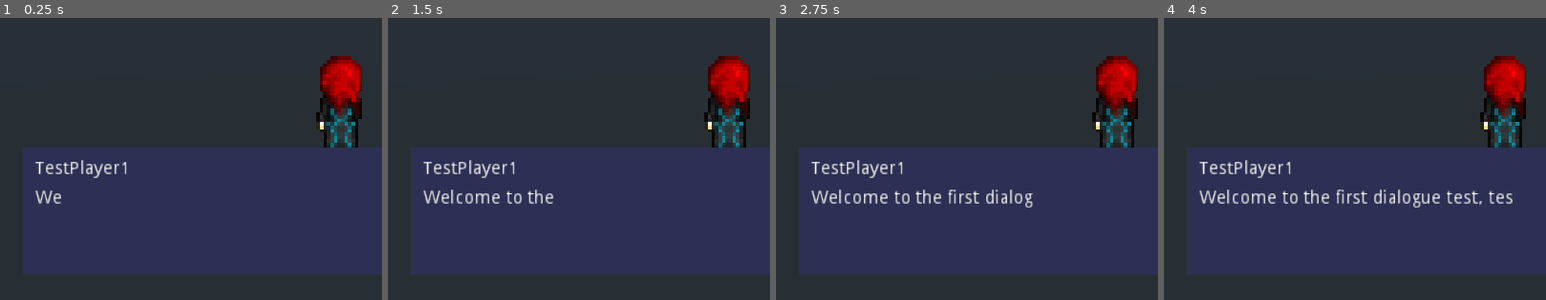
Above: before the commit, frames 1-4 (left to right).
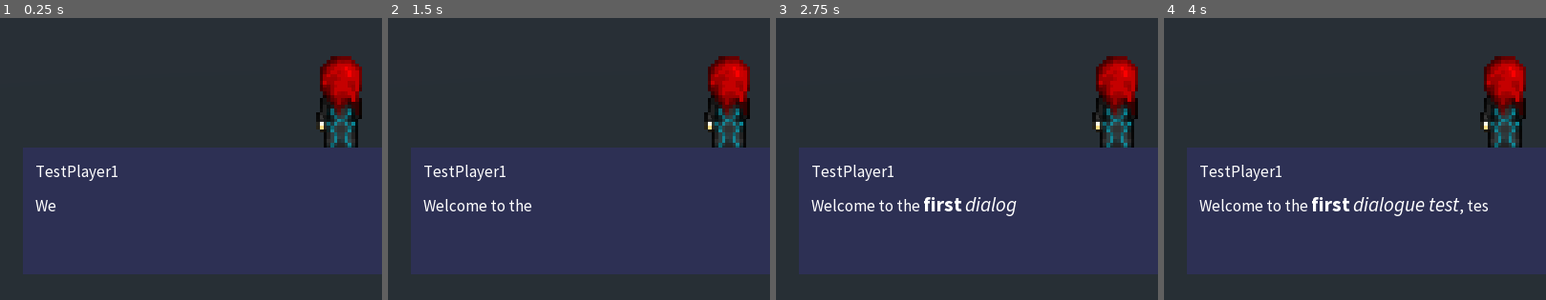
Above: after the commit, the same moments.

Repository: Jantho1990/Pseudo-3D-Layer-Test
Game: Godot game, scene res://maps/DialogueTest/DialogueTestMap.tscn
Two runs of this game, one before a commit and one after it. Both use one fixed random seed, a clock stepped at 60 frames per second and the inputs below. This scene is started directly instead of the project's main scene.
Inputs (mouse positions are % of the whole screen's width and height, from its top left):
- Up to frame 1 (0.25 s): no input
- Up to frame 2 (1.5 s): tap Enter (ui_accept) at 0.5, 0.77 s; move the mouse to (72, 41) at 0.52 s; hold E (rotate_right) 0.53-1.25 s; click (72, 41) at 0.67 s; drag from (30, 51) to (45, 68) at 1.27 s
- Up to frame 3 (2.75 s): tap Enter (ui_accept) at 2 s; move the mouse to (60, 22) at 2.02 s; hold E (rotate_right) from 2.03 s (still down)
- Up to frame 4 (4 s): release E (rotate_right) at 2.75 s; drag from (45, 68) to (20, 30) at 2.77 s; move the mouse to (80, 62) at 3.52 s; hold Q (rotate_left) from 3.53 s (still down); tap Enter (ui_accept) at 3.77 s
The pictures show only the part of the screen within x 5-55%, y 50-100%; the shares and areas given below are measured in that part.

The runs differ from the first frame. In frame 1, 1.0% of the frame differs, in the area x 9-34%, y 50-69%; in frame 2, 1.9%; in frame 3, 2.8%; in frame 4, 3.5%, in the area x 9-92%, y 50-71%.

Commit message:
fix bbcode bold and italics missing

Diff:
--- a/dialogue_scripts/dialogue/TestDialogue0.json
+++ b/dialogue_scripts/dialogue/TestDialogue0.json
@@ -6,7 +6,7 @@
       "type": "text",
       "character": "TestPlayer1",
       "anonymous": true,
-      "text": "Welcome to the first dialogue test, test player!",
+      "text": "Welcome to the [b]first[/b] [i]dialogue test[/i], test player!",
       "next": "intro_1"
     },
     "intro_1": {
--- a/systems/dialogue_handler/renderers/DialogueBoxRenderer.tscn
+++ b/systems/dialogue_handler/renderers/DialogueBoxRenderer.tscn
@@ -1,6 +1,10 @@
-[gd_scene load_steps=2 format=2]
+[gd_scene load_steps=6 format=2]
 
 [ext_resource path="res://systems/dialogue_handler/renderers/DialogueBoxRenderer.gd" type="Script" id=1]
+[ext_resource path="res://fonts/adobe_source_san_pro_ttf/godot_font_format/source_sans_pro_regular_16.tres" type="DynamicFont" id=2]
+[ext_resource path="res://fonts/adobe_source_san_pro_ttf/godot_font_format/source_sans_pro_italic_16.tres" type="DynamicFont" id=3]
+[ext_resource path="res://fonts/adobe_source_san_pro_ttf/godot_font_format/source_sans_pro_bold_italic_16.tres" type="DynamicFont" id=4]
+[ext_resource path="res://fonts/adobe_source_san_pro_ttf/godot_font_format/source_sans_pro_bold_16.tres" type="DynamicFont" id=5]
 
 [node name="DialogueBoxRenderer" type="Control"]
 anchor_right = 1.0
@@ -43,21 +47,29 @@
 
 [node name="CharacterName" type="RichTextLabel" parent="DialogueContainer/MarginContainer/VBoxContainer"]
 margin_right = 490.0
-margin_bottom = 15.0
+margin_bottom = 18.0
+custom_fonts/bold_italics_font = ExtResource( 4 )
+custom_fonts/italics_font = ExtResource( 3 )
+custom_fonts/bold_font = ExtResource( 5 )
+custom_fonts/normal_font = ExtResource( 2 )
 bbcode_enabled = true
-bbcode_text = "Character name"
-text = "Character name"
+bbcode_text = "Character Name"
+text = "Character Name"
 fit_content_height = true
 __meta__ = {
 "_edit_use_anchors_": false
 }
 
 [node name="DialogueContent" type="RichTextLabel" parent="DialogueContainer/MarginContainer/VBoxContainer"]
-margin_top = 23.0
+margin_top = 26.0
 margin_right = 490.0
-margin_bottom = 38.0
+margin_bottom = 48.0
+custom_fonts/bold_italics_font = ExtResource( 4 )
+custom_fonts/italics_font = ExtResource( 3 )
+custom_fonts/bold_font = ExtResource( 5 )
+custom_fonts/normal_font = ExtResource( 2 )
 bbcode_enabled = true
-bbcode_text = "Dialogue content of some kind."
+bbcode_text = "Dialogue content [b]of some[/b] kind."
 text = "Dialogue content of some kind."
 fit_content_height = true
 __meta__ = {
